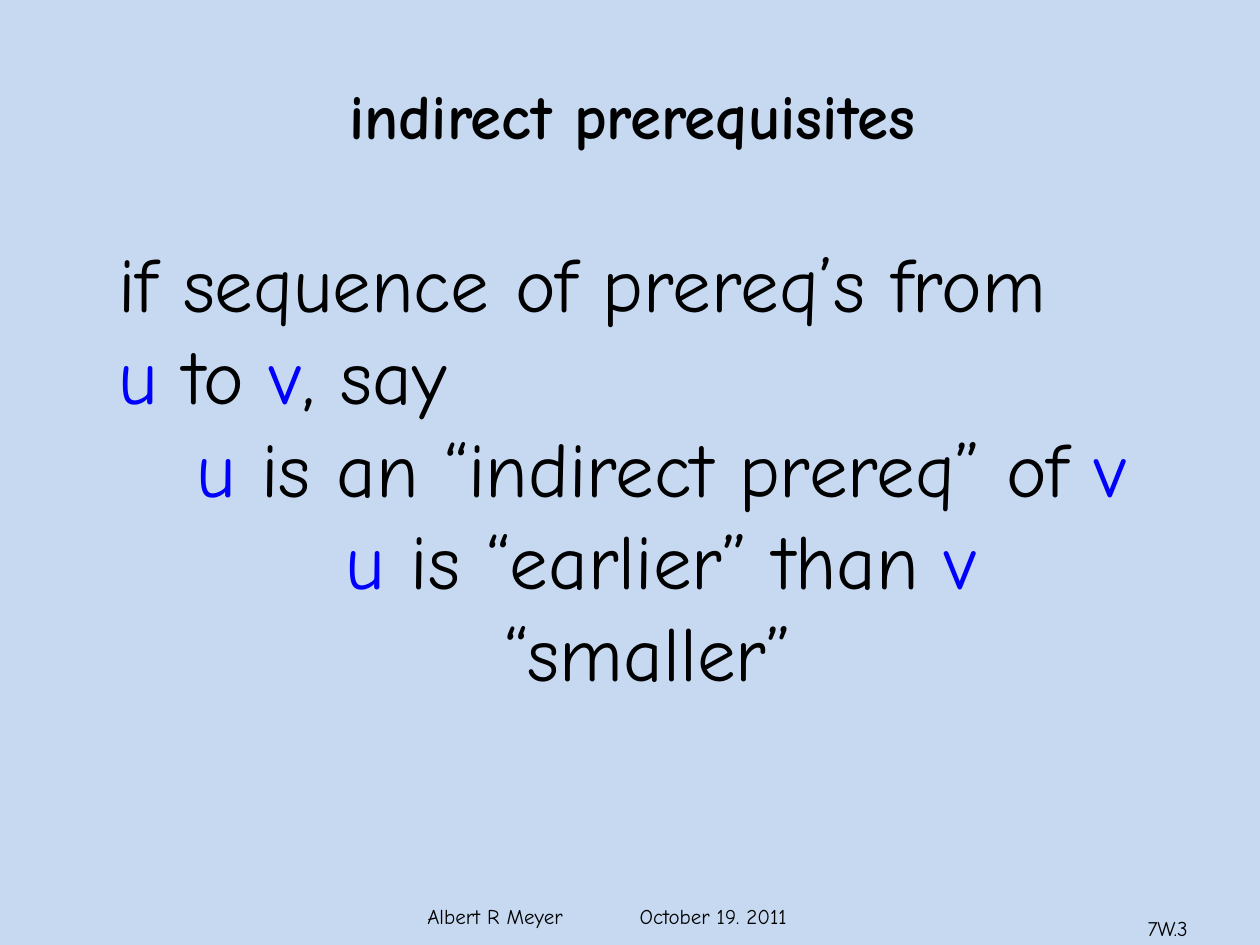
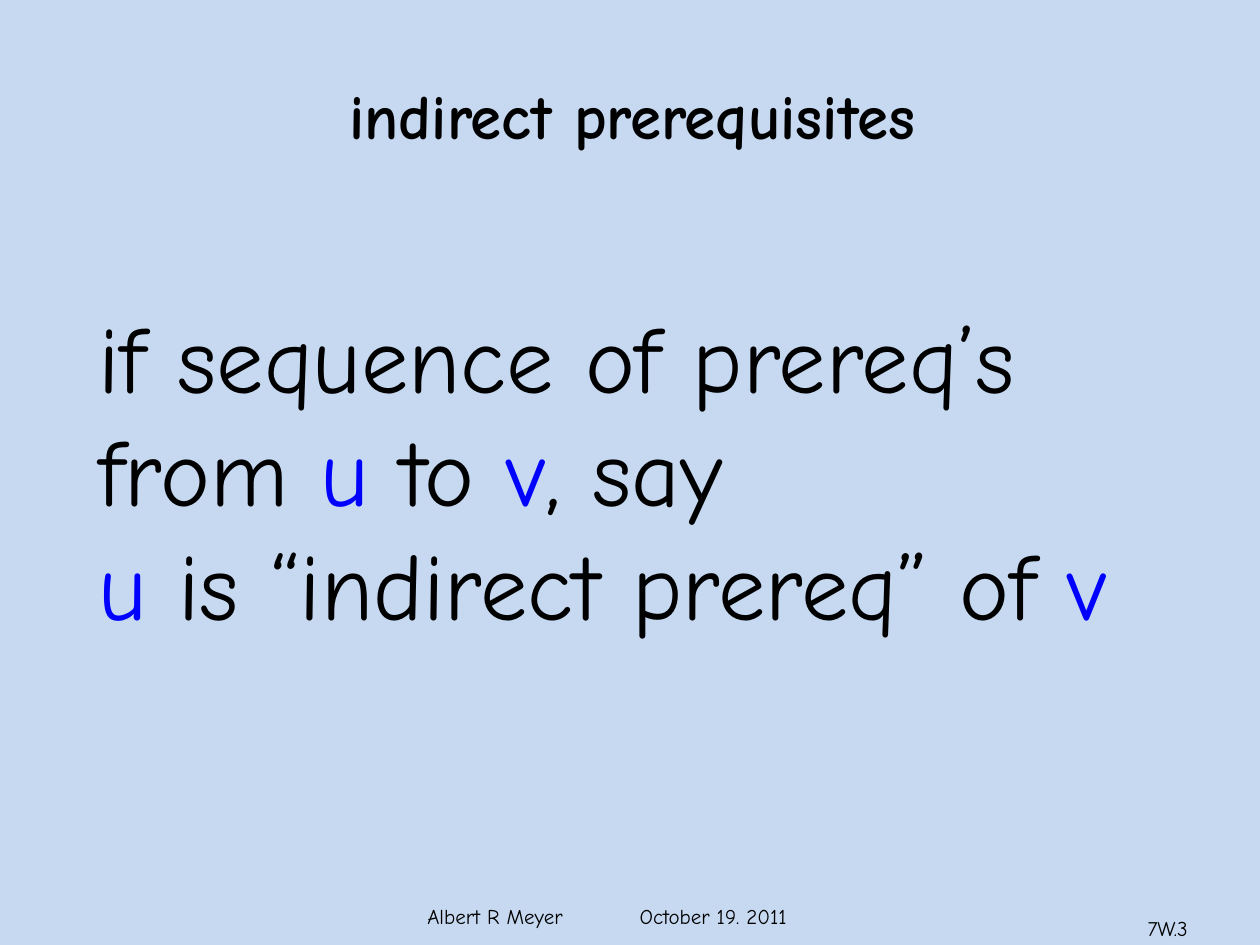
Before and after one commit to armeyer/mcs_web, a slide deck: slide 3 of fall11/slidesF11/slides7w.pptx. Drawn at 1260x945 pixels with LibreOffice and Linux fonts; fonts in the diff are those of the drawing; background and template pictures are left out. Boxes give left, top, right and bottom in pixels: in the first picture for what was removed or moved away, otherwise in the second. Text is boxed around its words. In the diff, an @@ line names an element or a change of style, - is before the commit and + after.

```diff
--- a/fall11/slidesF11/slides7w.pptx
+++ b/fall11/slidesF11/slides7w.pptx
@@ text at [98,325,1107,639]: text changed; size 44 to 54 pt @@
-if sequence of prereq’s from
-u to v, say
-u is an “indirect prereq” of v
-u is “earlier” than v
-“smaller”
+if sequence of prereq’s
+from u to v, say
+u is “indirect prereq” of v
```
Also in this commit, not shown: 9 other slides changed, 4 slides added, 1 other file.
